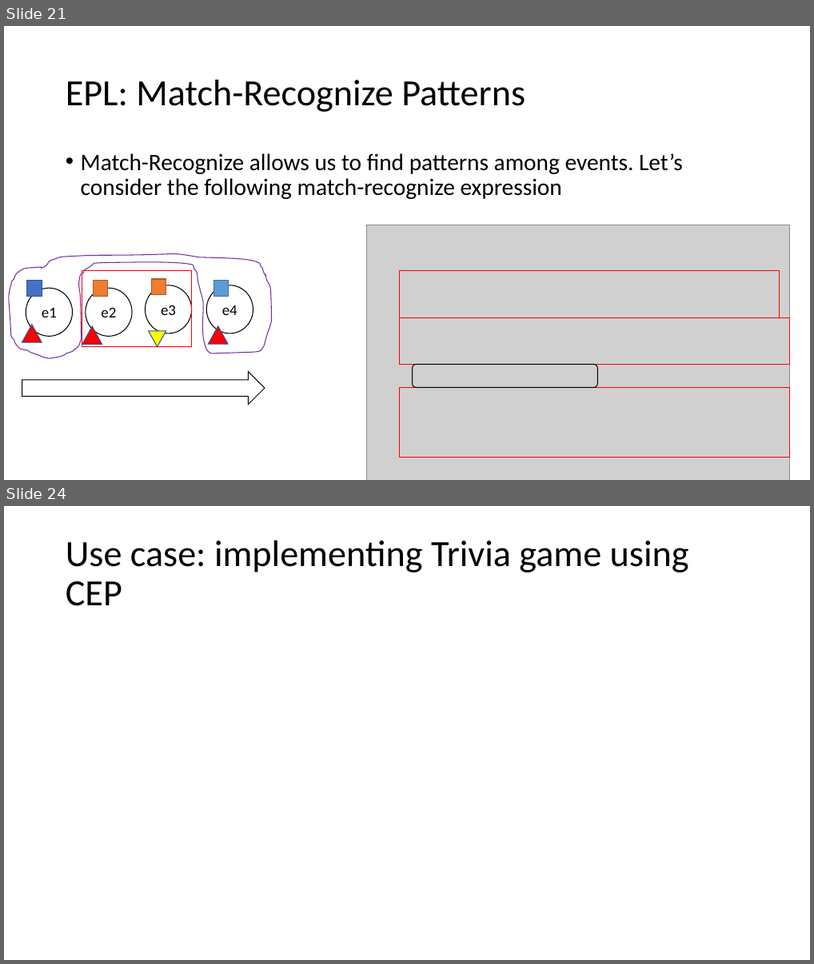
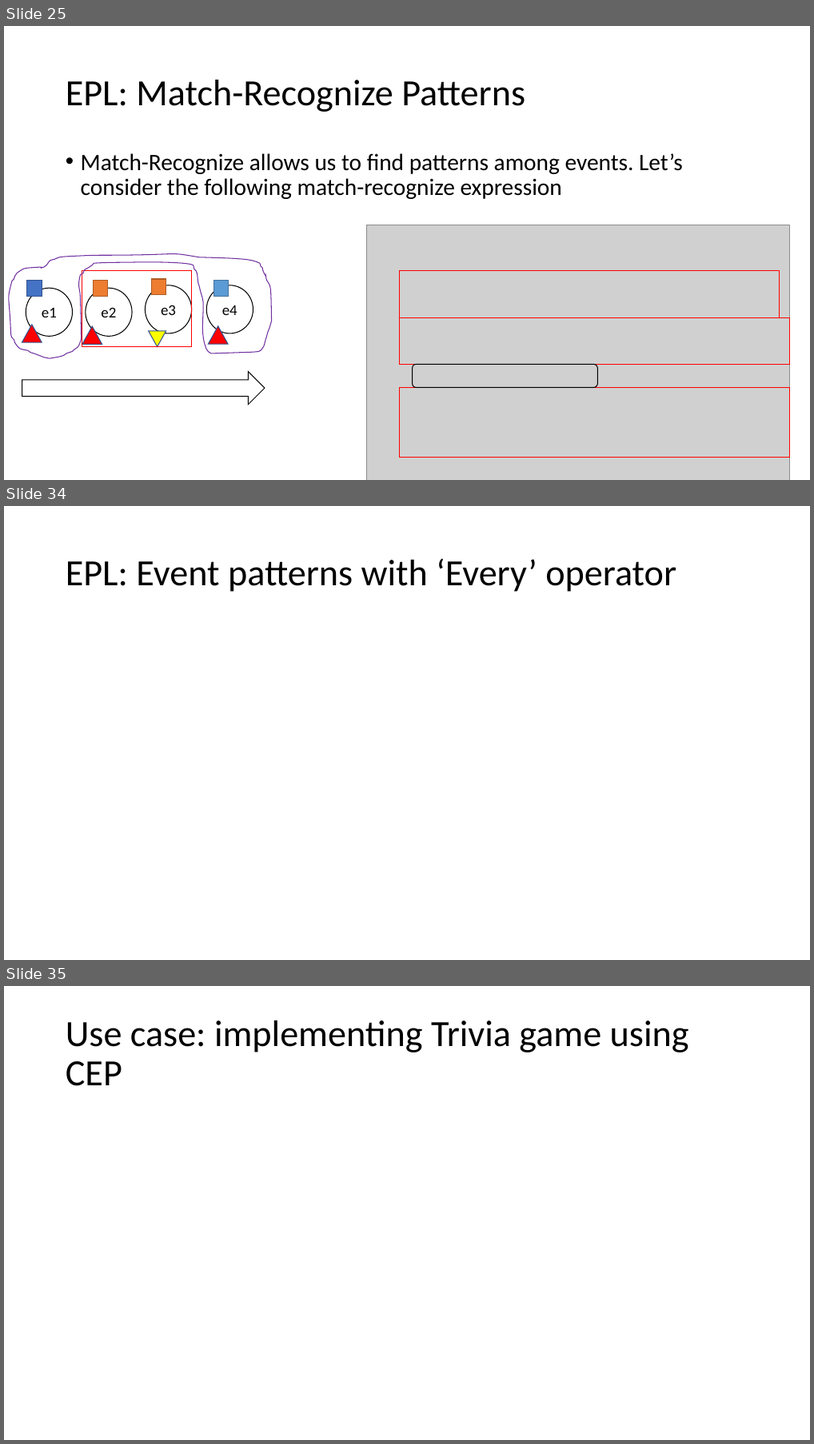
Before and after one commit to enercom25/sem3_24, a slide deck: CEPSem2024.pptx. Shown one above the other, each under a label of ours: slides 21 and 24 before the commit, slides 25, 34 and 35 after it; the slides between them are not shown. The pictures are 814x964 and 814x1444 pixels, drawn with LibreOffice and Linux fonts; fonts in the diff are those of the drawing; grey boxes stand for pictures. Boxes give left, top, right and bottom in pixels: in the first picture for what was removed or moved away, otherwise in the second. Text is boxed around its words. In the diff, an @@ line names an element or a change of style, - is before the commit and + after.

```diff
--- a/CEPSem2024.pptx
+++ b/CEPSem2024.pptx
@@ slide 34 added at (4, 506, 810, 960), background #FFFFFF @@
@@ title added at (66, 559, 677, 592), 44 pt, text #000000 @@
+EPL: Event patterns with ‘Every’ operator
@@ what was slide 21 is now slide 25 @@
@@ what was slide 24 is now slide 35 @@
```
Also in this commit, not shown: 4 slides changed, 10 other slides added.
